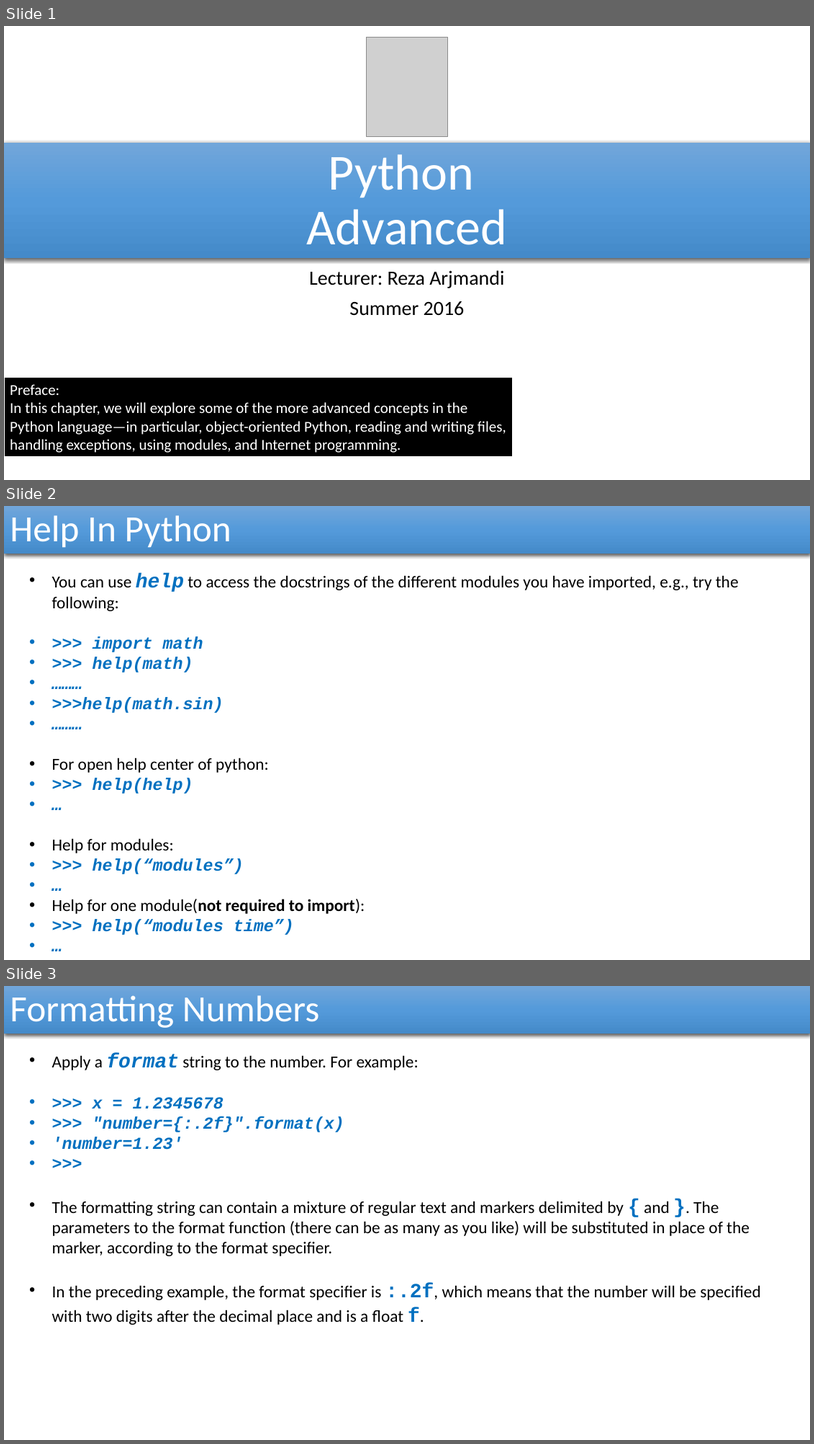
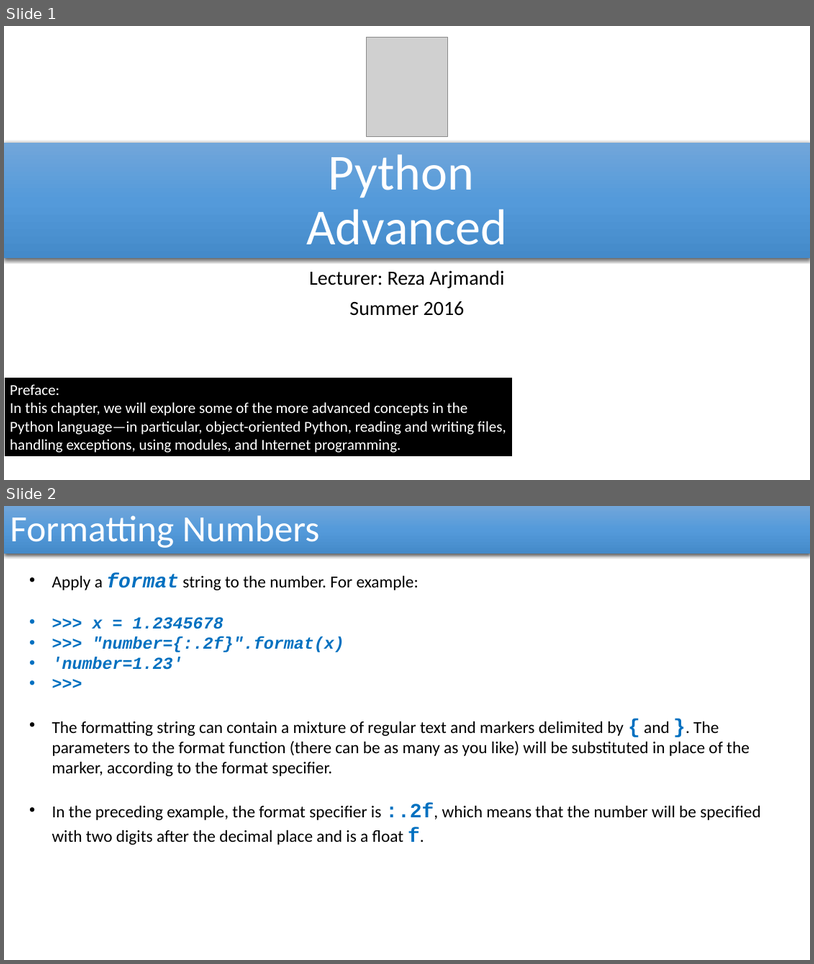
Before and after one commit to reza-arjmandi/rpi-course, a slide deck: session4/presentaion/Python_Advanced.pptx. Shown one above the other, each under a label of ours: slides 1, 2 and 3 before the commit, slides 1 and 2 after it. The pictures are 814x1444 and 814x964 pixels, drawn with LibreOffice and Linux fonts; fonts in the diff are those of the drawing; grey boxes stand for pictures. Boxes give left, top, right and bottom in pixels: in the first picture for what was removed or moved away, otherwise in the second. Text is boxed around its words. In the diff, an @@ line names an element or a change of style, - is before the commit and + after.

Commit message:
python basics presentation updated

```diff
--- a/session4/presentaion/Python_Advanced.pptx
+++ b/session4/presentaion/Python_Advanced.pptx
@@ slide 2 removed at box(4, 506, 810, 960), background #FFFFFF @@
@@ rectangle removed at box(4, 506, 810, 554) @@
-Help In Python
@@ text removed at box(52, 573, 739, 934) @@
-• You can use help to access the docstrings of the different modules you have imported, e.g., try the following:
-• >>> import math
-• >>> help(math)
-• ………
-• >>>help(math.sin)
-• ………
-• For open help center of python:
-• >>> help(help)
-• …
-• Help for modules:
-• >>> help(“modules”)
-• …
-• Help for one module(not required to import):
-• >>> help(“modules time”)
-• …
@@ what was slide 3 is now slide 2 @@
```
Also in this commit, not shown: 5 other slides removed, 2 other files.
